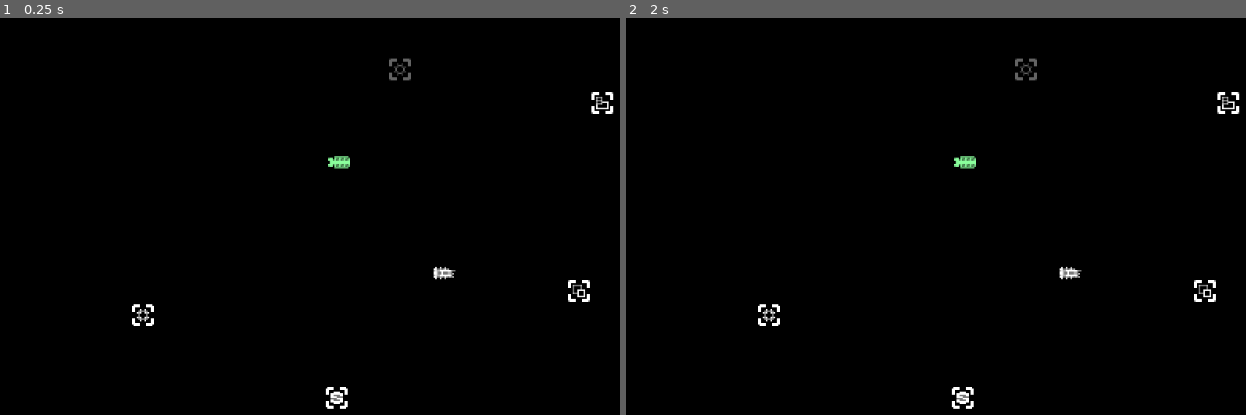
Above: before the commit, frames 1-2 (left to right).
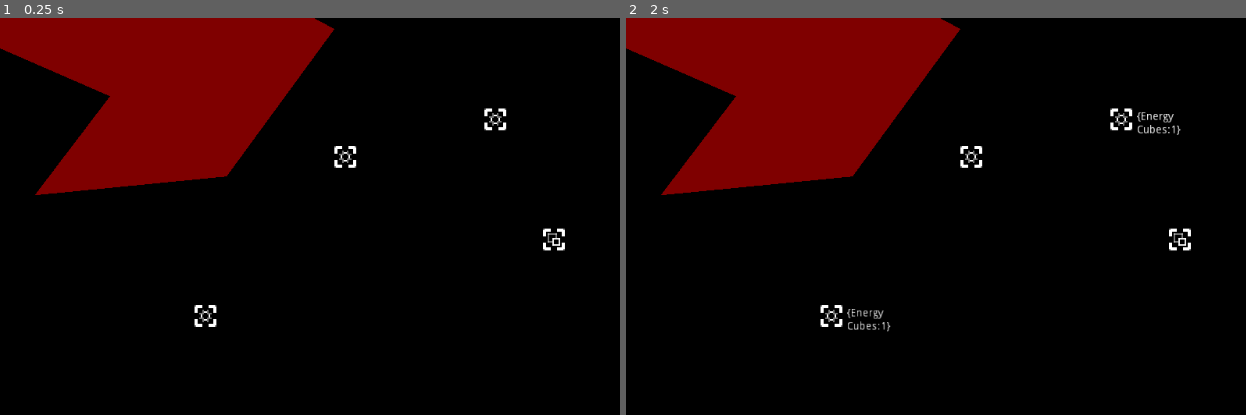
Above: after the commit, the same moments.

Repository: GalaxyCr8r/Exae
Game: Godot game, scene res://NullSector.tscn
Same seed, same stepped clock (60 frames per second), same inputs: the game is played once before the commit and once after it. Before the commit the project starts from res://Alpha Sector.tscn.
Inputs:
- Up to frame 1 (0.25 s): no input
- Up to frame 2 (2 s): tap Enter at 0.5 s; tap Space at 1.25 s

The runs differ from the first frame. In frame 1, 17% of the frame differs, in the area x 0-100%, y 0-99%; in frame 2, 17%.

Commit message:
Basic production logic works

Diff:
--- a/Alpha Sector.tscn
+++ b/Alpha Sector.tscn
@@ -36,3 +36,8 @@
 [node name="Shipyard" parent="." instance=ExtResource( 1 )]
 position = Vector2( -40.6608, 93.3338 )
 frame = 4
+
+[node name="Polygon2D" type="Polygon2D" parent="."]
+position = Vector2( -180.684, -113.043 )
+color = Color( 1, 0, 0, 0.501961 )
+polygon = PoolVector2Array( -39.6404, -20.6177, 33.0963, -51.195, 138.727, -29.8836, 69.6963, 64.6279, -53.0759, 76.6734, -4.8936, 13.2025 )
--- /dev/null
+++ b/GameObjStation.tscn
@@ -0,0 +1,10 @@
+[gd_scene load_steps=3 format=2]
+
+[ext_resource path="res://icons.png" type="Texture" id=1]
+[ext_resource path="res://GameIcon.gd" type="Script" id=2]
+
+[node name="GameIcon" type="Sprite"]
+texture = ExtResource( 1 )
+vframes = 8
+hframes = 8
+script = ExtResource( 2 )
--- /dev/null
+++ b/NullSector.tscn
@@ -0,0 +1,34 @@
+[gd_scene load_steps=5 format=2]
+
+[ext_resource path="res://stationTypes/OreMine.tscn" type="PackedScene" id=1]
+[ext_resource path="res://Timer.gd" type="Script" id=2]
+[ext_resource path="res://stationTypes/SolarPowerPlant.tscn" type="PackedScene" id=3]
+[ext_resource path="res://stationTypes/MetalRefinery.tscn" type="PackedScene" id=4]
+
+[node name="NullSector" type="Node2D"]
+
+[node name="Camera2D" type="Camera2D" parent="."]
+current = true
+zoom = Vector2( 0.5, 0.5 )
+
+[node name="Polygon2D" type="Polygon2D" parent="."]
+position = Vector2( -180.684, -113.043 )
+color = Color( 1, 0, 0, 0.501961 )
+polygon = PoolVector2Array( -135.666, -43.7736, 25.3044, -90.4152, 138.727, -29.8836, 69.6963, 64.6279, -53.0759, 76.6734, -4.8936, 13.2025 )
+
+[node name="Timer" type="Timer" parent="."]
+autostart = true
+script = ExtResource( 2 )
+
+[node name="OreMine" parent="." instance=ExtResource( 1 )]
+position = Vector2( -34.9073, -60.798 )
+
+[node name="SolarPowerPlant" parent="." instance=ExtResource( 3 )]
+position = Vector2( -124.742, 40.8437 )
+
+[node name="MetalRefinery" parent="." instance=ExtResource( 4 )]
+position = Vector2( 98.5616, -7.92377 )
+
+[node name="SolarPowerPlant2" parent="." instance=ExtResource( 3 )]
+position = Vector2( 60.9248, -85.1008 )
+[connection signal="timeout" from="Timer" to="Timer" method="_on_Timer_timeout"]
--- /dev/null
+++ b/ObjShip.gd
@@ -0,0 +1,5 @@
+extends Sprite
+class_name ObjShip
+
+export var hull = 10
+export(PoolStringArray) var cargoSpace
--- /dev/null
+++ b/ObjShip.tscn
@@ -0,0 +1,11 @@
+[gd_scene load_steps=3 format=2]
+
+[ext_resource path="res://icons.png" type="Texture" id=1]
+[ext_resource path="res://ObjShip.gd" type="Script" id=2]
+
+[node name="ObjShip" type="Sprite"]
+texture = ExtResource( 1 )
+vframes = 8
+hframes = 8
+frame = 16
+script = ExtResource( 2 )
--- /dev/null
+++ b/ObjStation.gd
@@ -0,0 +1,96 @@
+extends Sprite
+class_name ObjStation
+
+export(Resource) var produces
+export(int) var startingHealth : int = 1000
+export var cargoSpaceMetersCubed : int = 1000
+
+var _produces:R_Ware
+onready var health := startingHealth
+var cargo = {}
+var currentWork : int = -1
+var currentCargoSpaceMC : int = 0
+
+func _ready():
+	if is_instance_valid(produces) and typeof(produces) != typeof(R_Ware):
+		printerr("GAME OBJECT GIVEN INVALID 'PRODUCES'")
+	else:
+		_produces = produces
+		_produces.validate()
+		cargo[_produces.name] = 0
+
+"""
+Do one tick of station logic.
+"""
+func tick():
+	print("ticktock!")
+	if _produces:
+		print("produces is valid! cw: " + String(currentWork))
+		if currentWork < 0:
+			if _produces.isSatisfiedBy(cargo):
+				currentWork = 0
+			else:
+				print("Cargo bay doesn't satisfy production requirements.")
+		else:
+			currentWork += 1
+
+		if currentWork >= _produces.timeToProduceSec:
+			currentWork = -1
+			addCargo(_produces.name, _produces.volumePerUnitMetersCubed, 1)
+			print("Production happened!!!")
+			print(String(cargo))
+
+""" Attempts to add cargo safely.
+Returns -1 if given irrational arguments.
+Returns -2 if it would exceed 'cargoSpaceMetersCubed'
+"""
+func addCargo(cargoName, cargoVolume, cargoAmount):
+	if cargoAmount < 0:
+		print("ERROR")
+		return -1
+	if cargoVolume < 0:
+		print("ERROR")
+		return -1
+
+	var totalAddedVolume = cargoVolume * cargoAmount
+
+	if currentCargoSpaceMC + totalAddedVolume > cargoSpaceMetersCubed:
+		return -2
+
+	if cargo.has(cargoName):
+		cargo[cargoName] = cargo[cargoName]+cargoAmount
+	else:
+		cargo[cargoName] = cargoAmount
+	currentCargoSpaceMC += totalAddedVolume
+	print("New current cargo space: "+String(currentCargoSpaceMC))
+	if $Label:
+		$Label.text = String(cargo)
+
+""" Attempts to remove cargo safely.
+Returns -1 if given irrational arguments.
+Returns -2 if it would make 'currentCargoSpaceMC' go below 0.
+Returns -3 if the requested cargo to remove doesn't exist.
+"""
+func removeCargo(cargoName, cargoVolume, cargoAmount):
+	if cargoAmount < 0:
+		print("ERROR")
+		return -1
+	if cargoVolume < 0:
+		print("ERROR")
+		return -1
+
+	var totalAddedVolume = cargoVolume * cargoAmount
+
+	if currentCargoSpaceMC - totalAddedVolume < 0:
+		print("ERROR: Something stupid happened.")
+		return -2
+
+	if cargo.has(cargoName):
+		cargo[cargoName] = cargo[cargoName] - cargoAmount
+		currentCargoSpaceMC -= totalAddedVolume
+		print("New current cargo space: "+String(currentCargoSpaceMC))
+		if $Label:
+			$Label.text = String(cargo)
+	else:
+		print("ERROR: Something stupid happened.")
+		return -3
--- /dev/null
+++ b/ObjStation.tscn
@@ -0,0 +1,25 @@
+[gd_scene load_steps=3 format=2]
+
+[ext_resource path="res://icons.png" type="Texture" id=1]
+[ext_resource path="res://ObjStation.gd" type="Script" id=2]
+
+[node name="ObjStation" type="Sprite" groups=[
+"stations",
+"targetable",
+]]
+texture = ExtResource( 1 )
+vframes = 8
+hframes = 8
+script = ExtResource( 2 )
+
+[node name="Label" type="Label" parent="."]
+anchor_left = 1.062
+anchor_right = 1.062
+margin_left = -7.992
+margin_top = -7.0
+margin_right = 86.008
+margin_bottom = 34.0
+autowrap = true
+__meta__ = {
+"_edit_use_anchors_": false
+}
--- /dev/null
+++ b/Timer.gd
@@ -0,0 +1,11 @@
+extends Timer
+
+
+
+func _on_Timer_timeout():
+	print("TICK")
+	for node in get_tree().get_nodes_in_group("stations"):
+		print("TOCK")
+		if node.has_method("tick"):
+			print("tick()")
+			node.tick()
--- a/project.godot
+++ b/project.godot
@@ -9,19 +9,31 @@
 config_version=4
 
 _global_script_classes=[ {
+"base": "Sprite",
+"class": "ObjShip",
+"language": "GDScript",
+"path": "res://ObjShip.gd"
+}, {
+"base": "Sprite",
+"class": "ObjStation",
+"language": "GDScript",
+"path": "res://ObjStation.gd"
+}, {
 "base": "Resource",
-"class": "Ware",
+"class": "R_Ware",
 "language": "GDScript",
-"path": "res://wareTypes/Ware.gd"
+"path": "res://wareTypes/R_Ware.gd"
 } ]
 _global_script_class_icons={
-"Ware": ""
+"ObjShip": "",
+"ObjStation": "",
+"R_Ware": ""
 }
 
 [application]
 
 config/name="Exae"
-run/main_scene="res://Alpha Sector.tscn"
+run/main_scene="res://NullSector.tscn"
 boot_splash/bg_color=Color( 0, 0, 0, 1 )
 config/icon="res://icon.png"
 
--- /dev/null
+++ b/stationTypes/MetalRefinery.tscn
@@ -0,0 +1,26 @@
+[gd_scene load_steps=4 format=2]
+
+[ext_resource path="res://wareTypes/R_SheetMetal.tres" type="Resource" id=1]
+[ext_resource path="res://ObjStation.gd" type="Script" id=2]
+[ext_resource path="res://icons.png" type="Texture" id=3]
+
+[node name="MetalRefinery" type="Sprite" groups=[
+"stations",
+"targetable",
+]]
+texture = ExtResource( 3 )
+vframes = 8
+hframes = 8
+frame = 1
+script = ExtResource( 2 )
+produces = ExtResource( 1 )
+
+[node name="Label" type="Label" parent="."]
+margin_left = 9.0
+margin_top = -7.0
+margin_right = 87.0
+margin_bottom = 25.0
+autowrap = true
+__meta__ = {
+"_edit_use_anchors_": false
+}
--- /dev/null
+++ b/stationTypes/OreMine.tscn
@@ -0,0 +1,16 @@
+[gd_scene load_steps=4 format=2]
+
+[ext_resource path="res://wareTypes/R_Ore.tres" type="Resource" id=1]
+[ext_resource path="res://ObjStation.gd" type="Script" id=2]
+[ext_resource path="res://icons.png" type="Texture" id=3]
+
+[node name="OreMine" type="Sprite" groups=[
+"stations",
+"targetable",
+]]
+texture = ExtResource( 3 )
+vframes = 8
+hframes = 8
+script = ExtResource( 2 )
+produces = ExtResource( 1 )
+cargoSpaceMetersCubed = 5000
--- /dev/null
+++ b/stationTypes/SolarPowerPlant.tscn
@@ -0,0 +1,26 @@
+[gd_scene load_steps=4 format=2]
+
+[ext_resource path="res://ObjStation.gd" type="Script" id=1]
+[ext_resource path="res://icons.png" type="Texture" id=2]
+[ext_resource path="res://wareTypes/R_EnergyCubes.tres" type="Resource" id=3]
+
+[node name="SolarPowerPlant" type="Sprite" groups=[
+"stations",
+"targetable",
+]]
+texture = ExtResource( 2 )
+vframes = 8
+hframes = 8
+script = ExtResource( 1 )
+produces = ExtResource( 3 )
+
+[node name="Label" type="Label" parent="."]
+margin_left = 10.0
+margin_top = -5.0
+margin_right = 85.0
+margin_bottom = 22.0
+rect_scale = Vector2( 0.5, 0.5 )
+autowrap = true
+__meta__ = {
+"_edit_use_anchors_": false
+}
--- a/wareTypes/Ore.tres
+++ /dev/null
@@ -1,10 +0,0 @@
-[gd_resource type="Resource" load_steps=2 format=2]
-
-[ext_resource path="res://wareTypes/Ware.gd" type="Script" id=1]
-
-[resource]
-script = ExtResource( 1 )
-name = "Ore"
-type = 0
-timeToProduceSec = 1.0
-volumePerUnitMetersCubed = 10.0
--- /dev/null
+++ b/wareTypes/R_EnergyCubes.tres
@@ -0,0 +1,13 @@
+[gd_resource type="Resource" load_steps=2 format=2]
+
+[ext_resource path="res://wareTypes/R_Ware.gd" type="Script" id=1]
+
+[resource]
+script = ExtResource( 1 )
+name = "Energy Cubes"
+type = 0
+timeToProduceSec = 1.0
+volumePerUnitMetersCubed = 1.0
+requiredWares = [  ]
+requiredAmt = [  ]
+warePrice = Vector2( 2, 10 )
--- /dev/null
+++ b/wareTypes/R_Ore.tres
@@ -0,0 +1,14 @@
+[gd_resource type="Resource" load_steps=3 format=2]
+
+[ext_resource path="res://wareTypes/R_Ware.gd" type="Script" id=1]
+[ext_resource path="res://wareTypes/R_EnergyCubes.tres" type="Resource" id=2]
+
+[resource]
+script = ExtResource( 1 )
+name = "Ore"
+type = 1
+timeToProduceSec = 20.0
+volumePerUnitMetersCubed = 10.0
+requiredWares = [ ExtResource( 2 ) ]
+requiredAmt = [ 100 ]
+warePrice = Vector2( 10, 50 )
--- /dev/null
+++ b/wareTypes/R_SheetMetal.tres
@@ -0,0 +1,15 @@
+[gd_resource type="Resource" load_steps=4 format=2]
+
+[ext_resource path="res://wareTypes/R_Ware.gd" type="Script" id=1]
+[ext_resource path="res://wareTypes/R_Ore.tres" type="Resource" id=2]
+[ext_resource path="res://wareTypes/R_EnergyCubes.tres" type="Resource" id=3]
+
+[resource]
+script = ExtResource( 1 )
+name = "Sheet Metal"
+type = 0
+timeToProduceSec = 2.0
+volumePerUnitMetersCubed = 20.0
+requiredWares = [ ExtResource( 2 ), ExtResource( 3 ) ]
+requiredAmt = [ 2, 10 ]
+warePrice = Vector2( 25, 200 )
--- /dev/null
+++ b/wareTypes/R_Ware.gd
@@ -0,0 +1,43 @@
+extends Resource
+class_name R_Ware
+
+enum CargoType { CONTAINER, SOLID, LIQUID, META }
+
+export var name = "tbd"
+export(CargoType) var type
+export var timeToProduceSec = 1.0
+export var volumePerUnitMetersCubed = 10.0
+
+### MUST be the same length as 'requiredAmt'
+export(Array, Resource) var requiredWares = []
+### MUST be the same length as 'requiredWares'
+export(Array, int) var requiredAmt = []
+
+### X is the lowest price, Y is the highest price
+export(Vector2) var warePrice
+
+""" This should be called as soon as possible whereever R_Ware is used. """
+func validate():
+	if requiredWares.size() != requiredAmt.size():
+		print("ERROR: Ware " + self.get_class() + " doesn't have matching required amounts!")
+
+""" Does the given cargo dictionary fulfill this ware's production requirements? """
+func isSatisfiedBy(dict:Dictionary) -> bool:
+	validate()
+
+	if requiredWares.size() == 0:
+		return true
+
+	for i in range(0, requiredWares.size()):
+		var ware : R_Ware = requiredWares[i]
+		# Check if the given cargo dictionary contains one of the required wares
+		if dict.has(ware.name):
+			if dict[ware.name] < requiredAmt[i]:
+				# If it doesn't have enough, fail it
+				return false
+		else:
+			# If it doesn't have the ware type at all, fail it
+			return false
+
+	# If we got here, then all requirements were satsified!
+	return true
--- a/wareTypes/Ware.gd
+++ /dev/null
@@ -1,12 +0,0 @@
-extends Resource
-class_name Ware
-
-enum CargoType { CONTAINER, SOLID, LIQUID, META }
-
-export var name = "tbd"
-export(CargoType) var type
-export var timeToProduceSec = 1.0
-export var volumePerUnitMetersCubed = 10.0
-
-func _init():
-	pass
Binary file changed: icon.png
Binary file changed: icons.png
